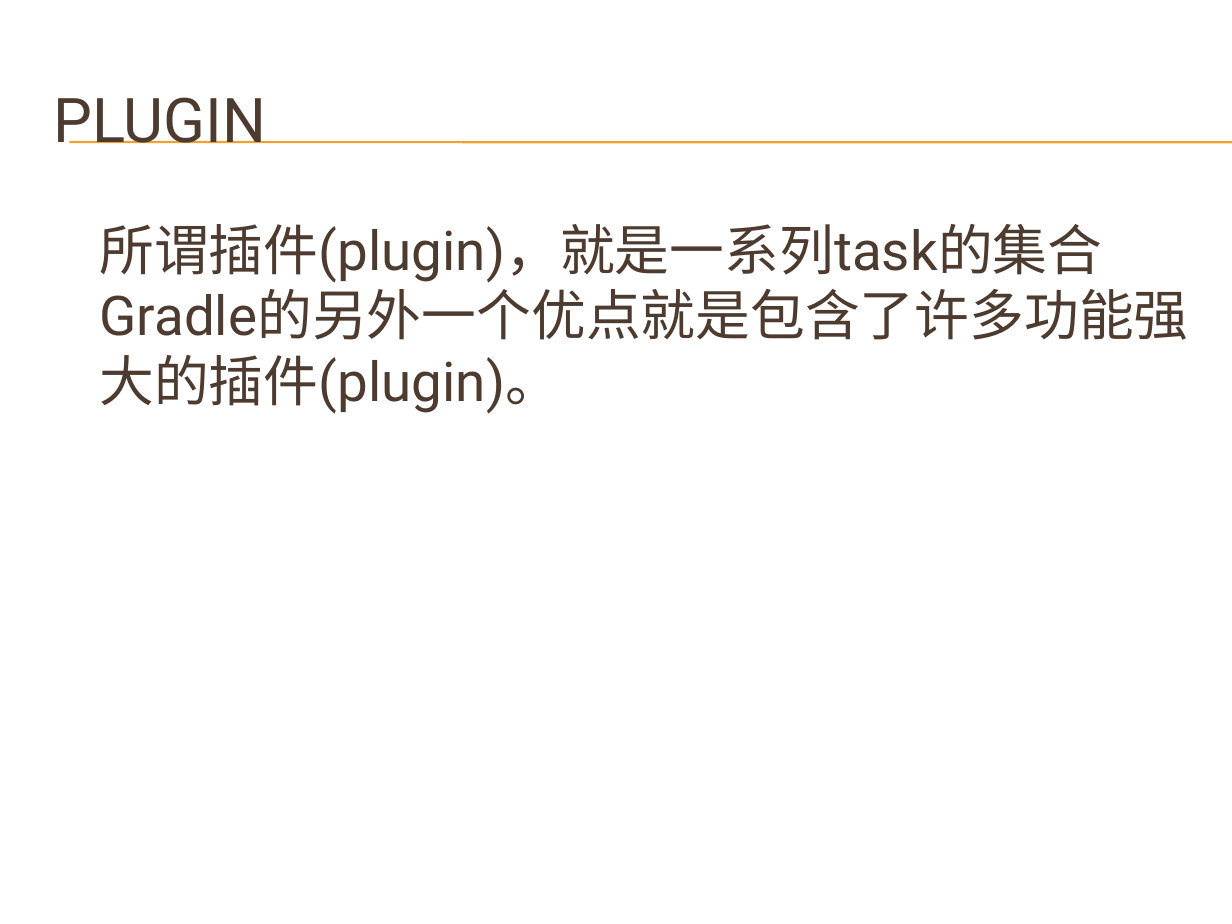
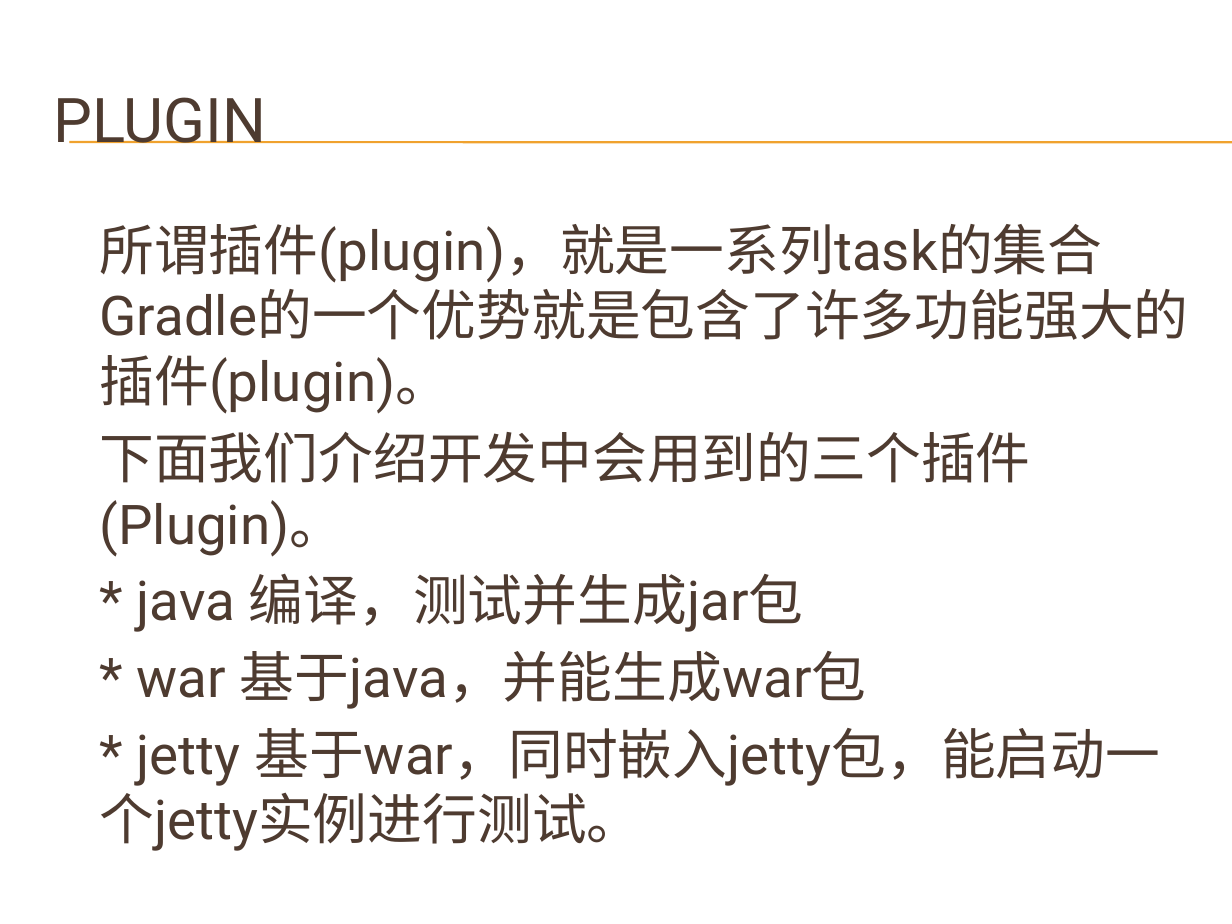
Before and after one commit to shushanfx/gradle, a slide deck: slide 19 of doc/gradle.pptx. Drawn at 1232x924 pixels with LibreOffice and Linux fonts; fonts in the diff are those of the drawing; background and template pictures are left out. Boxes give left, top, right and bottom in pixels: in the first picture for what was removed or moved away, otherwise in the second. Text is boxed around its words. In the diff, an @@ line names an element or a change of style, - is before the commit and + after.

Commit message:
Gradle，添加文档及测试。

```diff
--- a/doc/gradle.pptx
+++ b/doc/gradle.pptx
@@ text at <box>99,224,1160,851</box>: text changed @@
-所谓插件(plugin)，就是一系列task的集合Gradle的另外一个优点就是包含了许多功能强大的插件(plugin)。
+所谓插件(plugin)，就是一系列task的集合Gradle的一个优势就是包含了许多功能强大的插件(plugin)。
+下面我们介绍开发中会用到的三个插件(Plugin)。
+* java 编译，测试并生成jar包
+* war 基于java，并能生成war包
+* jetty 基于war，同时嵌入jetty包，能启动一 个jetty实例进行测试。
```
Also in this commit, not shown: 1 other slide changed, 7 slides added, 8 other files.
